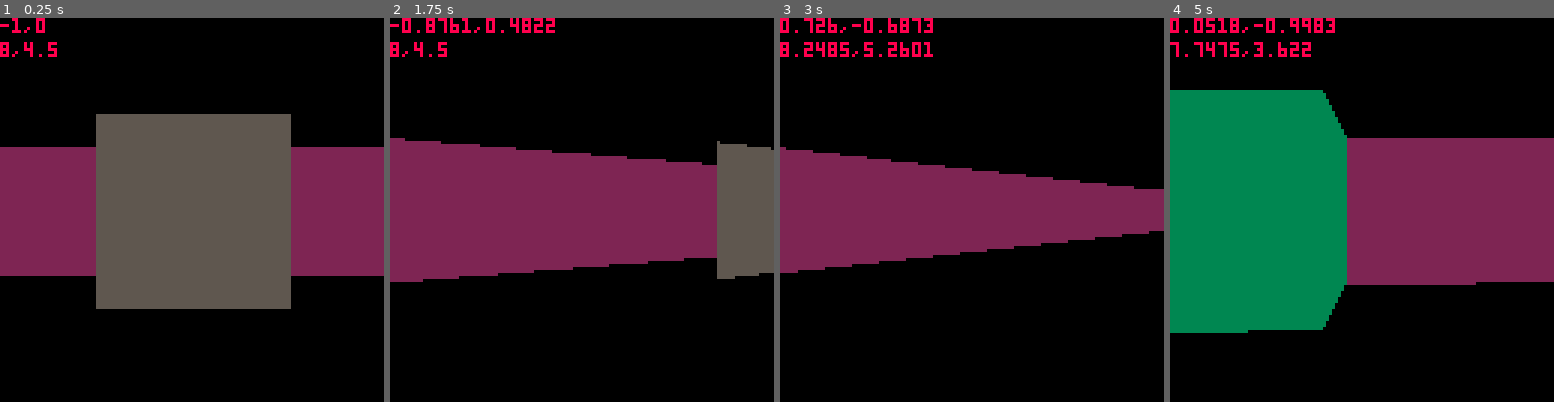
Above: before the commit, frames 1-4 (left to right).
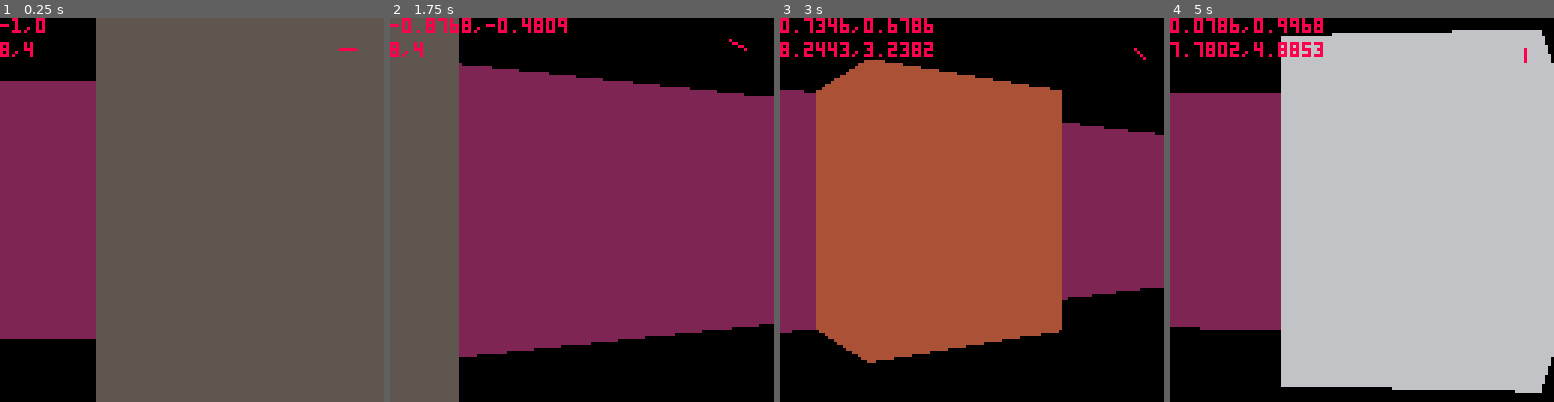
Above: after the commit, the same moments.

Repository: Archenoth/raycast.p8
Game: PICO-8 cartridge raycast.p8
Same seed, same stepped clock (60 frames per second), same inputs: the game is played once before the commit and once after it.
Inputs:
- Up to frame 1 (0.25 s): no input
- Up to frame 2 (1.75 s): hold Right from 1.6 s (still down)
- Up to frame 3 (3 s): release Right at 2.1 s; hold Up 2.15-2.42 s; hold Right from 2.47 s (still down)
- Up to frame 4 (5 s): release Right at 3.03 s; hold Left 3.08-3.58 s; hold Down 3.63-3.97 s; hold Right 4.02-4.68 s; hold Up from 4.73 s (still down)

The runs differ from the first frame. In frame 1, 58% of the frame differs, in the area x 0-100%, y 0-100%; in frame 2, 54%; in frame 3, 56%; in frame 4, 84%, in the area x 0-100%, y 0-98%.

Commit message:
Fixed the camera a bit, added a direction vector, and also a bug
The camera no longer freaks out when turning, and to debug this, I
also added a little direction vector at the top right of the screen to
indicate the direction the player was facing.

However, the entire screen is drawn backwards for some unknown reason
that I have yet to investigate

Diff:
--- a/raycast.p8
+++ b/raycast.p8
@@ -1,14 +1,12 @@
 pico-8 cartridge // http://www.pico-8.com
 version 16
 __lua__
-distance = 50
-fov = 0.5
-
 function _init()
  player = {
   x = 8,
-  y = 4.5,
-  direction = {-1,0}
+  y = 4,
+  direction = {-1,0},
+  camera = {0, .66}
  }
 end
 
@@ -34,15 +32,16 @@
  return vx * cos(angle) - vy * sin(angle), vx * sin(angle) + vy * cos(angle)
 end
 
-function get_camera_vec(player)
- return player.direction[2] * fov, player.direction[1] * fov
+function get_camera_vec(x, player)
+ camera_x = 2 * x / 127
+ return player.direction[1] + player.camera[1] * camera_x,
+        player.direction[2] + player.camera[2] * camera_x
 end
 
 function get_ray_vec(x, player)
- camera = {get_camera_vec(player)}
+ camera = {get_camera_vec(x, player)}
  -- how far down the correct side of the camera vector
- camera_x = 2 * x / 128 - 1
- return vec_add(player.direction, {vec_mul_scalar(camera, camera_x)})
+ return vec_add(player.direction, camera)
 end
 
 function get_next_wall(player, ray_vec)
@@ -103,7 +102,8 @@
   l_end = 127
  end
 
- line(x, l_start, x, l_end, tile)
+ -- todo: this is reversed for some unknown reason
+ line(128-x, l_start, 128-x, l_end, tile)
 end
 
 function _draw()
@@ -113,14 +113,18 @@
  end
  print(player.direction[1]..","..player.direction[2], 0, 0, 8)
  print(player.x..","..player.y, 0, 8, 8)
+
+ line(118, 10, 118 + player.direction[1] * 5, 10 + player.direction[2] * 5)
 end
 
 function _update()
  if(btn(0)) then -- left
+  player.direction = {vec_rotate(player.direction, .02)}
+  player.camera = {vec_rotate(player.camera, .02)}
+ end
+ if(btn(1)) then -- right
   player.direction = {vec_rotate(player.direction, -.02)}
- end
- if(btn(1)) then -- right
-  player.direction = {vec_rotate(player.direction, .02)}
+  player.camera = {vec_rotate(player.camera, -.02)}
  end
  if(btn(2)) then -- up
   player.x += .1 * player.direction[1]
